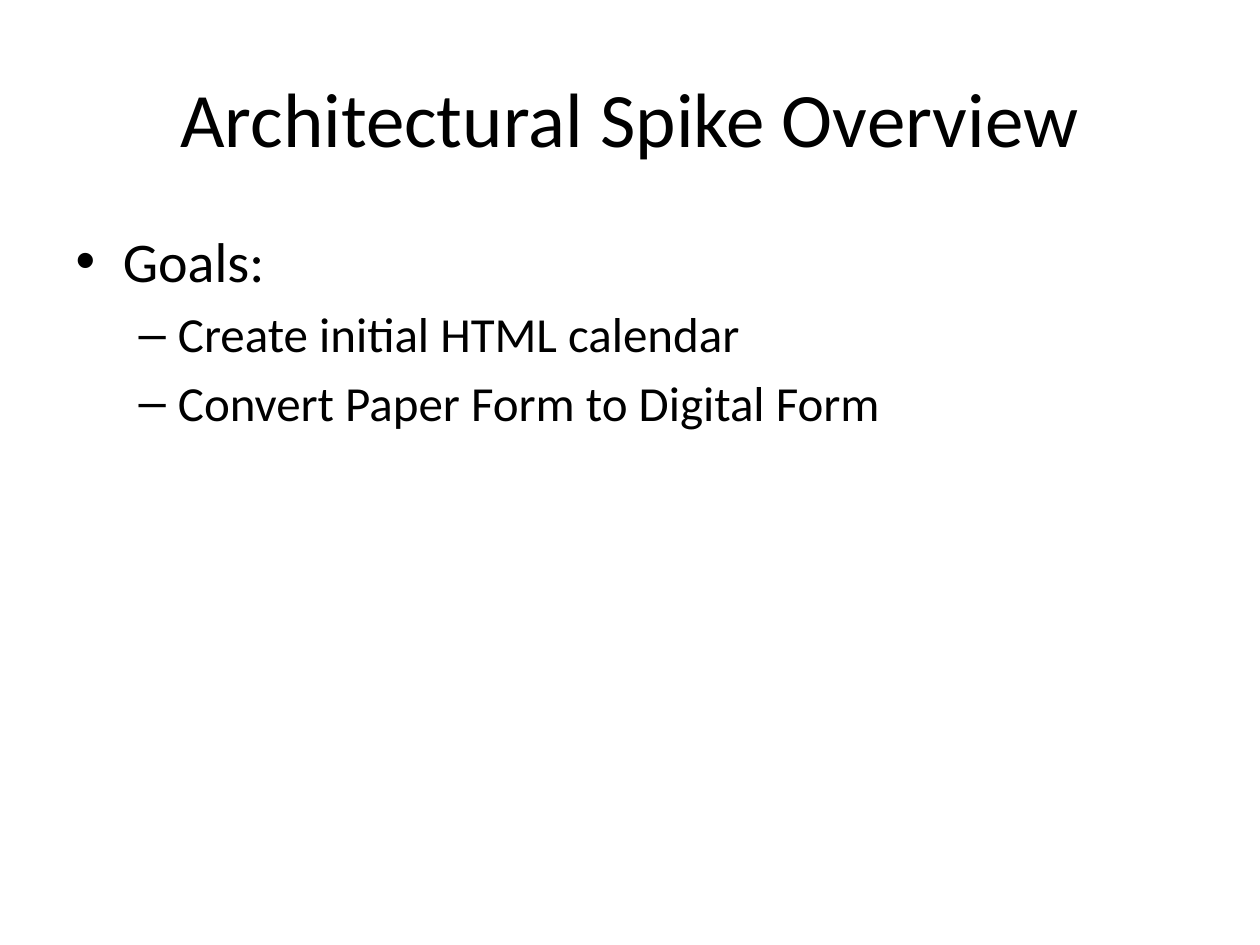
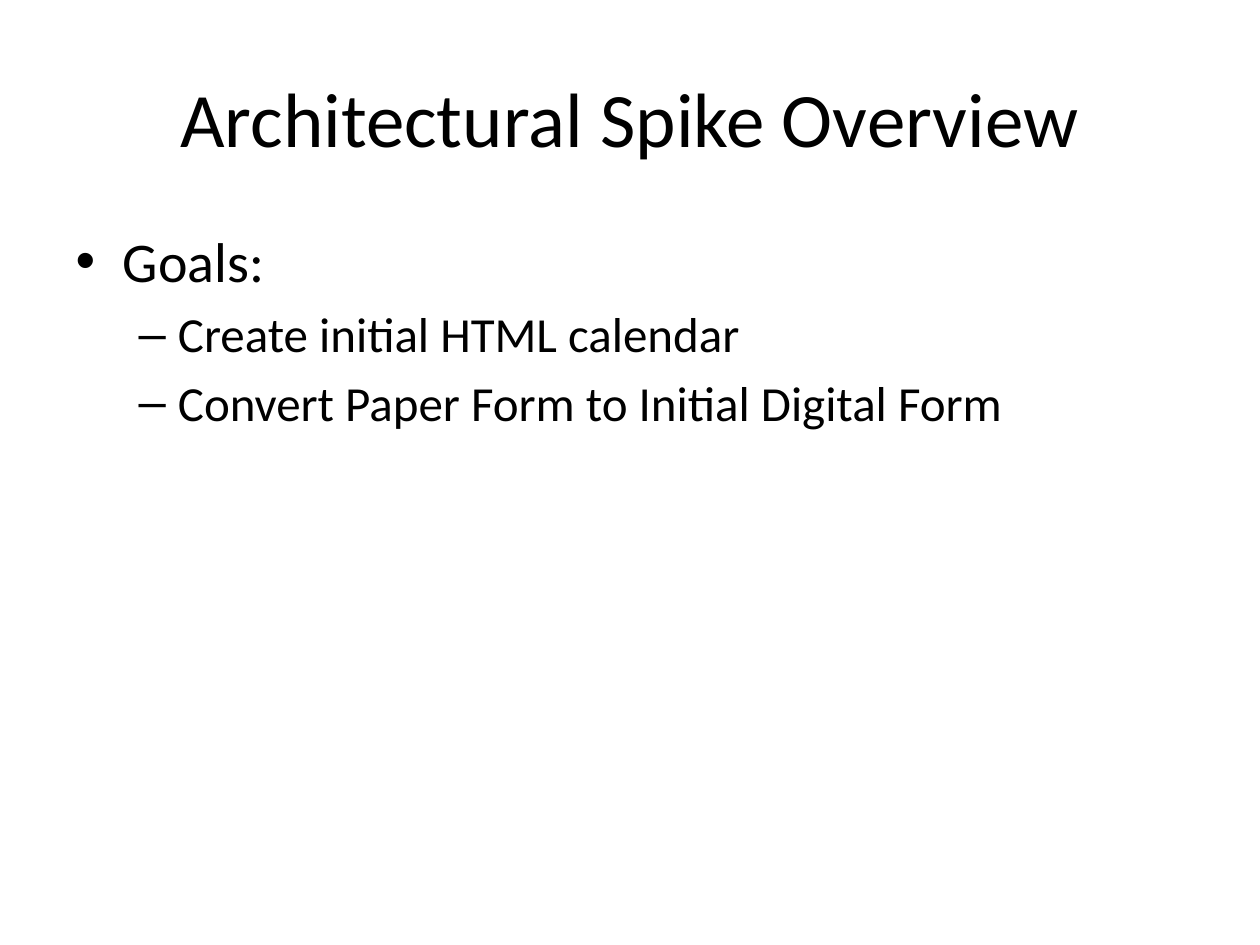
Before and after one commit to telepresencebot2/Transportation-For-Visually-Impaired, a slide deck: slide 9 of Presentation.pptx. Drawn at 1260x945 pixels with LibreOffice and Linux fonts; fonts in the diff are those of the drawing. Boxes give left, top, right and bottom in pixels: in the first picture for what was removed or moved away, otherwise in the second. Text is boxed around its words. In the diff, an @@ line names an element or a change of style, - is before the commit and + after.

Commit message:
Form css changes

```diff
--- a/Presentation.pptx
+++ b/Presentation.pptx
@@ text at (x1=178, y1=387, x2=1002, y2=430): text changed @@
-  – Convert Paper Form to Digital Form
+  – Convert Paper Form to Initial Digital Form
```
Also in this commit, not shown: 2 other slides changed, 1 slide added, 2 slides removed, 2 other files.
